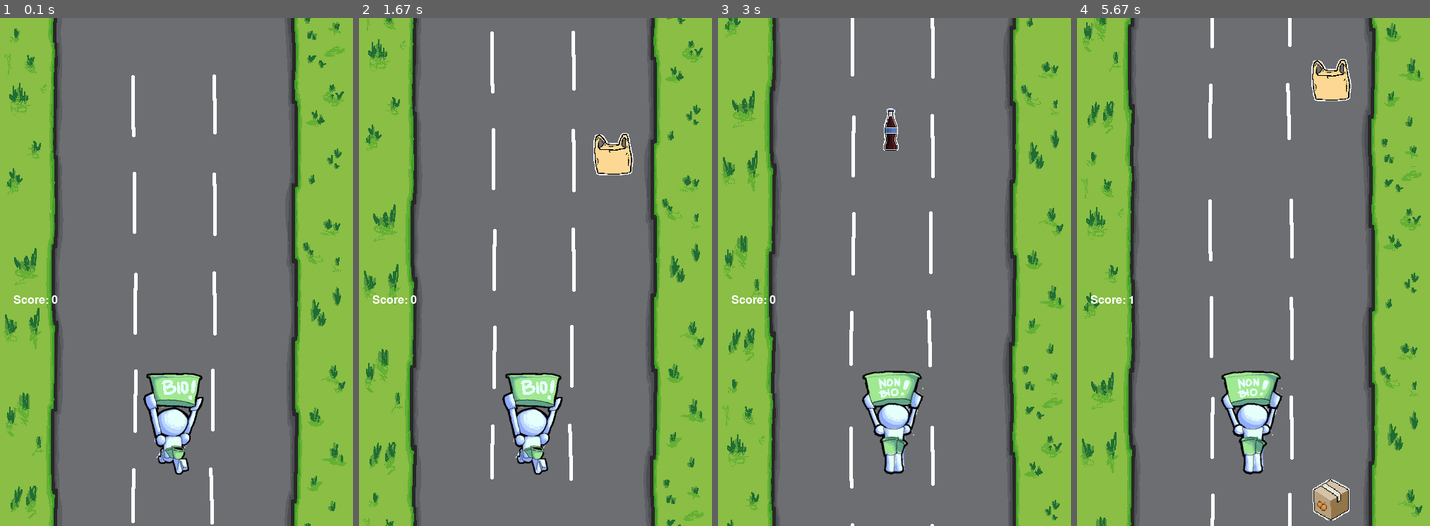
Above: before the commit, frames 1-4 (left to right).
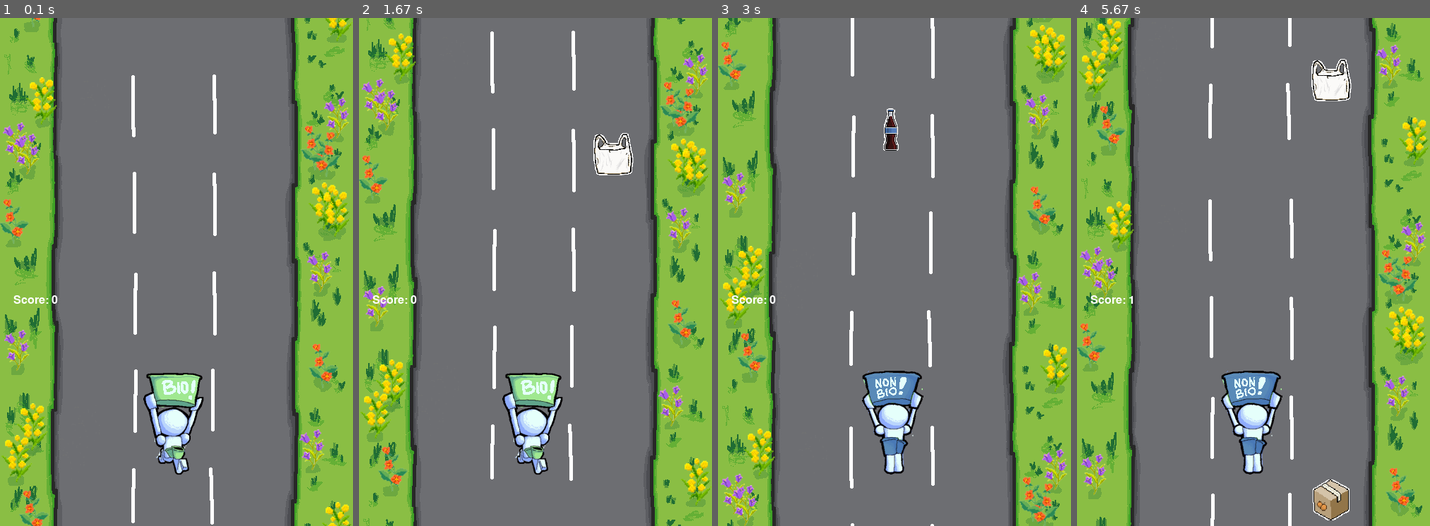
Above: after the commit, the same moments.

Repository: trey020304/Dumpster-Dash
Game: pygame game, started from the game.py
The game is run twice, just before and just after one commit, with the same random seed, the same clock (stepped at 60 frames per second) and the same inputs.
Inputs:
- Up to frame 1 (0.1 s): no input
- Up to frame 2 (1.67 s): hold Right 0.33-0.8 s; hold Right 0.83-1.3 s; hold Left from 1.33 s (still down)
- Up to frame 3 (3 s): release Left at 1.87 s; hold Left 1.9-2.3 s; tap E at 2.05 s; hold Right 2.33-2.97 s
- Up to frame 4 (5.67 s): hold Left 3-3.47 s; hold Right 3.5-3.97 s; tap E at 3.65, 5.22 s; hold Right 4-4.47 s; hold Left 4.5-5.03 s; hold Left 5.07-5.47 s; hold Right from 5.5 s (still down)

The runs differ from the first frame. In frame 1, 5.0% of the frame differs, in the area x 0-100%, y 0-100%; in frame 2, 5.5%; in frame 3, 6.1%; in frame 4, 6.7%, in the area x 0-100%, y 0-99%.

Commit message:
assets + music

Diff:
--- /dev/null
+++ b/menu test.py
@@ -0,0 +1,104 @@
+import pygame
+#from button import Button
+
+#initialize python
+pygame.init()
+
+clock = pygame.time.Clock()
+FPS = 60
+
+#window dimensions
+screen_w = 500
+screen_h = 720
+
+#create window
+screen = pygame.display.set_mode((screen_w, screen_h))
+pygame.display.set_caption('Dumpster Dash')
+
+#button initialize
+menu_logo_img = pygame.image.load('assets/logos_and_icons/menu_logo.png').convert_alpha()
+play_button_img = pygame.image.load('assets/logos_and_icons/play.png').convert_alpha()
+quit_button_img = pygame.image.load('assets/logos_and_icons/quit.png').convert_alpha()
+restart_button_img = pygame.image.load('assets/logos_and_icons/restart.png').convert_alpha()
+game_over_img = pygame.image.load('assets/logos_and_icons/game_over.png').convert_alpha()
+
+#button class
+class Button():
+    def __init__(self, x, y, image):
+        self.image = image
+        self.rect = self.image.get_rect()
+        self.rect.center = (x, y)
+        self.clicked = False
+
+    def draw (self):
+
+        action = False
+        #get mouse position
+        pos = pygame.mouse.get_pos()
+
+        #check mouseover and clicked conditions
+        if self.rect.collidepoint(pos):
+            if pygame.mouse.get_pressed()[0] == 1 and self.clicked == False:
+                self.clicked = True
+                action = True
+
+        if pygame.mouse.get_pressed()[0] == 0:
+            self.clicked = False
+
+        #draw button on screen
+        screen.blit(self.image, (self.rect.x, self.rect.y))
+
+        return action
+
+class Logo():
+    def __init__(self, x, y, image):
+        self.image = image
+        self.rect = self.image.get_rect()
+        self.rect.center = (x, y)
+
+    def draw (self):
+        screen.blit(self.image, (self.rect.x, self.rect.y))
+
+
+#draw logo
+menu_logo = Logo(250, 200, menu_logo_img)
+
+#gameloop
+play_button = Button(250, 500, play_button_img)
+quit_button = Button(250, 600, quit_button_img)
+
+#scrolling background
+bg_image = pygame.image.load('assets/bg.png').convert()
+overlap_bg_image = pygame.image.load('assets/bg.png').convert()
+b_pos = 0
+o_pos = 720
+speed = 7
+
+#loop to retain screen
+gamerun = True
+while gamerun:
+    clock.tick(FPS)  # FPS of game
+
+    #Draw scrolling background
+    if b_pos >= screen_h:
+        b_pos = -screen_h
+    if o_pos >= screen_h:
+        o_pos = -screen_h
+
+    b_pos += speed
+    o_pos += speed
+    screen.blit(bg_image, (0, b_pos))
+    screen.blit(overlap_bg_image, (0, o_pos))
+
+    menu_logo.draw()
+    if play_button.draw():
+        print ('this is the game')#game here
+    if quit_button.draw():
+        gamerun = False
+
+    for event in pygame.event.get():
+        if event.type == pygame.QUIT:
+            gamerun = False
+
+    # Update display window
+    pygame.display.update()
--- a/the game.py
+++ b/the game.py
@@ -1,4 +1,3 @@
-#import library
 import pygame
 from pygame.locals import *
 import sys
@@ -45,6 +44,16 @@
 
 # Height
 height = 1000
+
+#Music
+game_music = pygame.mixer.Sound("assets\music\game_music.wav")
+game_music.set_volume(0.2)
+
+get_item = pygame.mixer.Sound("assets\music\get_item.mp3")
+get_item.set_volume(0.2)
+
+game_over = pygame.mixer.Sound("assets\music\game_over.mp3")
+game_over.set_volume(0.2)
 
 #wally
 class Runner(pygame.sprite.Sprite):
@@ -113,7 +122,6 @@
 bio_group = pygame.sprite.Group()
 nonbio_group = pygame.sprite.Group()
 
-
 class Garbage(pygame.sprite.Sprite):
         def __init__(self, image, x, y,):
             pygame.sprite.Sprite.__init__(self)
@@ -151,6 +159,8 @@
 
     nonbiodegradable_images.append(image)
 
+#Play music
+game_music.play(-1)
 
 # Loop to retain screen
 gamerun = True
@@ -189,7 +199,6 @@
     b_pos += speed
     o_pos += speed
 
-
     screen.blit(bg_image, (0, b_pos))
     screen.blit(overlap_bg_image, (0, o_pos))
 
@@ -247,14 +256,14 @@
         # Check if the active Wally is colliding with the corresponding type of garbage
         if (isinstance(active_wally, Bio) and isinstance(garbage, NonBioGarbage)) or (isinstance(active_wally, NonBio) and isinstance(garbage, BioGarbage)):
             # Game over
-            pygame.time.wait(500000)
+            game_over.play()
             print("Game over")
 
         elif (active_wally == wally1 and isinstance(garbage, BioGarbage)) or (active_wally == wally2 and isinstance(garbage, NonBioGarbage)):
+            get_item.play()
             # Increment score
             score += 1
 
-
     # Draw the garbage
     garbage_group.draw(screen)
 
Binary file changed: assets/bg.png
Binary file changed: assets/plastic bag.png
Binary file changed: assets/wallyrunnonbio/0.png
Binary file changed: assets/wallyrunnonbio/1.png
Binary file changed: assets/wallyrunnonbio/10.png
Binary file changed: assets/wallyrunnonbio/11.png
Binary file changed: assets/wallyrunnonbio/12.png
Binary file changed: assets/wallyrunnonbio/13.png
Binary file changed: assets/wallyrunnonbio/14.png
Binary file changed: assets/wallyrunnonbio/15.png
Binary file changed: assets/wallyrunnonbio/2.png
Binary file changed: assets/wallyrunnonbio/3.png
(and 15 more such lines)
